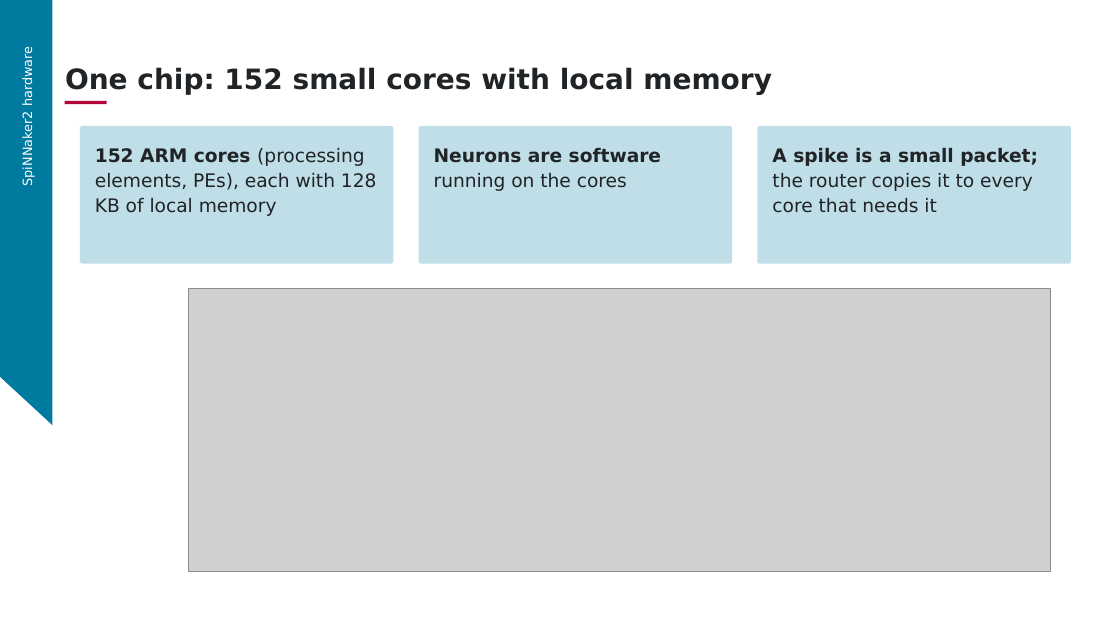
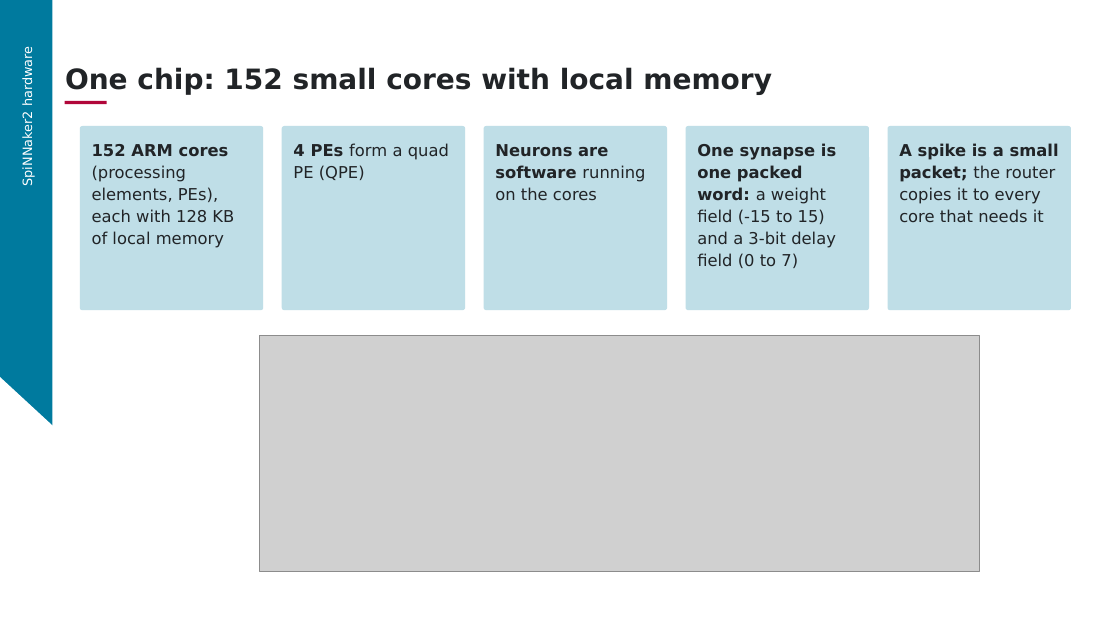
Before and after one commit to aihpi/workshop-spinnaker2, a slide deck: slide 22 of 02_workshop_design/slides/part1.pptx (slide 23 before the commit). Drawn at 1120x630 pixels with LibreOffice and Linux fonts; fonts in the diff are those of the drawing; grey boxes stand for pictures; background and template pictures are left out. Boxes give left, top, right and bottom in pixels: in the first picture for what was removed or moved away, otherwise in the second. Text is boxed around its words. In the diff, an @@ line names an element or a change of style, - is before the commit and + after.

```diff
--- a/02_workshop_design/slides/part1.pptx
+++ b/02_workshop_design/slides/part1.pptx
@@ rounded rectangle: place and size @@
-rounded rectangle at box(80, 126, 393, 264)
+rounded rectangle at box(80, 126, 263, 310)
@@ rounded rectangle: place and size @@
-rounded rectangle at box(418, 126, 732, 264)
+rounded rectangle at box(281, 126, 465, 310)
@@ text added at box(293, 143, 449, 180), 14 pt, text #212427 @@
+4 PEs form a quad PE (QPE)
@@ proportions changed in 3 elements at box(80, 126, 263, 310), box(281, 126, 465, 310), box(484, 126, 667, 310) @@
@@ rounded rectangle: place and size @@
-rounded rectangle at box(758, 126, 1071, 264)
+rounded rectangle at box(484, 126, 667, 310)
@@ text "Neurons are software running on ...": place and size @@
-text "Neurons are software running on ..." at box(434, 148, 661, 191)
+text "Neurons are software running on ..." at box(495, 144, 645, 200)
@@ rounded rectangle added at box(686, 126, 869, 310), fill #BFDEE7 @@
@@ text added at box(697, 143, 836, 268), 14 pt, text #212427 @@
+One synapse is one packed word: a weight field (-15 to 15) and a 3-bit delay field (0 to 7)
@@ rounded rectangle added at box(888, 126, 1071, 310), fill #BFDEE7 @@
@@ size 16 to 14 pt in 3 elements at box(92, 144, 234, 248), box(495, 144, 645, 200), box(899, 143, 1059, 223) @@
@@ text "A spike is a small ...": place and size @@
-text "A spike is a small ..." at box(772, 148, 1038, 213)
+text "A spike is a small ..." at box(899, 143, 1059, 223)
@@ picture: place and size @@
-picture at box(189, 289, 1051, 571)
+picture at box(260, 335, 980, 571)
```
Also in this commit, not shown: 15 other slides changed, 10 other files.
